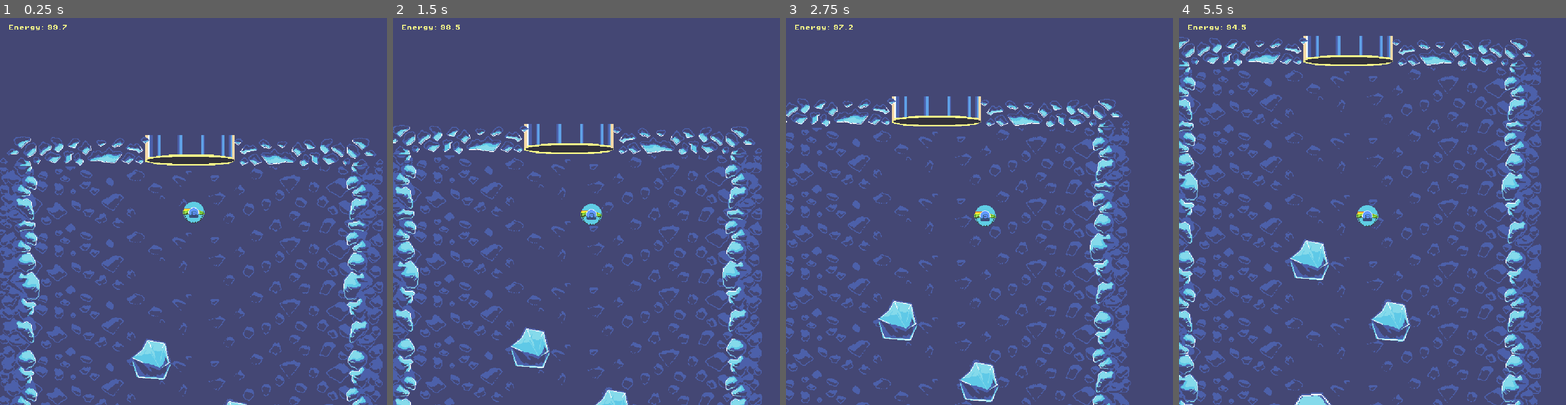
Above: before the commit, frames 1-4 (left to right).
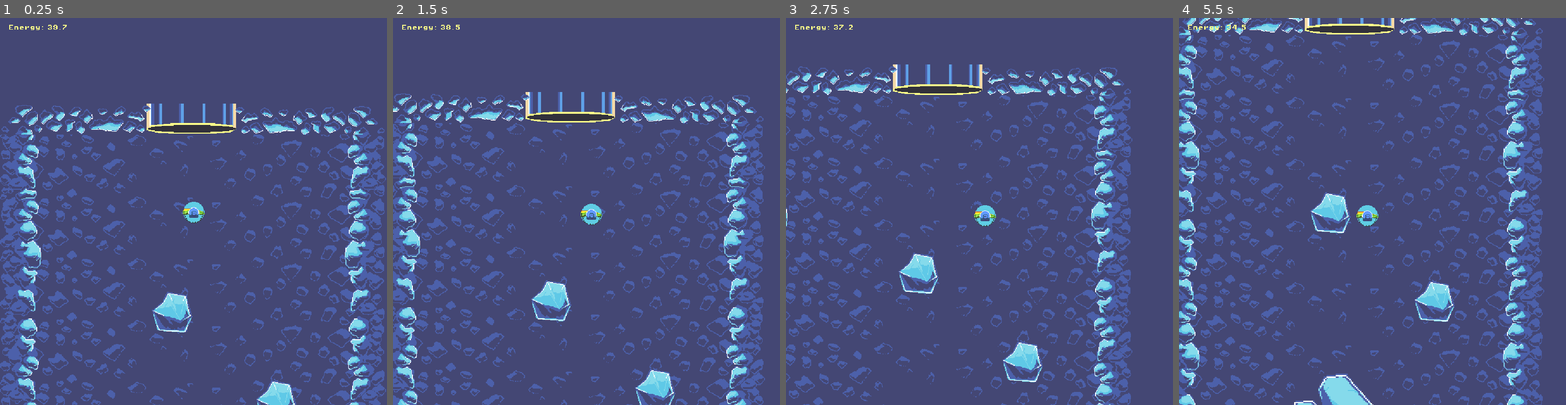
Above: after the commit, the same moments.

Repository: hawkstein/ld57-europan-expedition
Game: Godot game, scene res://scenes/game.tscn
Same seed, same stepped clock (60 frames per second), same inputs: the game is played once before the commit and once after it.
Inputs:
- Up to frame 1 (0.25 s): no input
- Up to frame 2 (1.5 s): hold Right (thrust_right) 0.53-1.28 s; tap Space (deploy_waystation) at 0.6, 1.35 s; hold Down (thrust_down) from 1.28 s (still down)
- Up to frame 3 (2.75 s): release Down (thrust_down) at 2.03 s; hold Right (thrust_right) from 2.03 s (still down); tap Space (deploy_waystation) at 2.1 s
- Up to frame 4 (5.5 s): release Right (thrust_right) at 2.78 s; hold Down (thrust_down) 2.78-3.53 s; tap Space (deploy_waystation) every 0.75 s from 2.85 to 5.1 s; hold Left (thrust_left) 3.53-5.03 s; hold Down (thrust_down) from 5.03 s (still down)

The runs differ from the first frame. In frame 1, 24% of the frame differs, in the area x 0-100%, y 2-100%; in frame 2, 24%; in frame 3, 23%; in frame 4, 29%, in the area x 0-95%, y 0-100%.

Commit message:
remove old assets, add alien and start level building

Diff:
--- /dev/null
+++ b/scenes/alien_uno.tscn
@@ -0,0 +1,163 @@
+[gd_scene load_steps=11 format=3 uid="uid://dgej47xb54qaf"]
+
+[ext_resource type="Texture2D" uid="uid://dypymobxm4705" path="res://assets/AlienUno.png" id="1_aw6t1"]
+[ext_resource type="Script" uid="uid://5tcwmn62x51o" path="res://scripts/alien_uno.gd" id="1_ljb4o"]
+
+[sub_resource type="CircleShape2D" id="CircleShape2D_ljb4o"]
+radius = 14.0
+
+[sub_resource type="AtlasTexture" id="AtlasTexture_wom87"]
+atlas = ExtResource("1_aw6t1")
+region = Rect2(0, 0, 32, 32)
+
+[sub_resource type="AtlasTexture" id="AtlasTexture_brk4e"]
+atlas = ExtResource("1_aw6t1")
+region = Rect2(32, 0, 32, 32)
+
+[sub_resource type="SpriteFrames" id="SpriteFrames_amice"]
+animations = [{
+"frames": [{
+"duration": 1.0,
+"texture": SubResource("AtlasTexture_wom87")
+}, {
+"duration": 1.0,
+"texture": SubResource("AtlasTexture_brk4e")
+}],
+"loop": true,
+"name": &"default",
+"speed": 5.0
+}]
+
+[sub_resource type="Animation" id="Animation_ljb4o"]
+resource_name = "death"
+length = 3.0
+tracks/0/type = "value"
+tracks/0/imported = false
+tracks/0/enabled = true
+tracks/0/path = NodePath("CollisionShape2D:disabled")
+tracks/0/interp = 1
+tracks/0/loop_wrap = true
+tracks/0/keys = {
+"times": PackedFloat32Array(0, 0.0001),
+"transitions": PackedFloat32Array(1, 1),
+"update": 1,
+"values": [false, true]
+}
+tracks/1/type = "value"
+tracks/1/imported = false
+tracks/1/enabled = true
+tracks/1/path = NodePath("AnimatedSprite2D:visible")
+tracks/1/interp = 1
+tracks/1/loop_wrap = true
+tracks/1/keys = {
+"times": PackedFloat32Array(0, 0.01),
+"transitions": PackedFloat32Array(1, 1),
+"update": 1,
+"values": [true, false]
+}
+tracks/2/type = "method"
+tracks/2/imported = false
+tracks/2/enabled = false
+tracks/2/path = NodePath(".")
+tracks/2/interp = 1
+tracks/2/loop_wrap = true
+tracks/2/keys = {
+"times": PackedFloat32Array(3),
+"transitions": PackedFloat32Array(1),
+"values": [{
+"args": [],
+"method": &"queue_free"
+}]
+}
+tracks/3/type = "value"
+tracks/3/imported = false
+tracks/3/enabled = true
+tracks/3/path = NodePath("GPUParticles2D:emitting")
+tracks/3/interp = 1
+tracks/3/loop_wrap = true
+tracks/3/keys = {
+"times": PackedFloat32Array(0, 0.0001),
+"transitions": PackedFloat32Array(1, 1),
+"update": 1,
+"values": [false, true]
+}
+
+[sub_resource type="Animation" id="Animation_wom87"]
+length = 0.001
+tracks/0/type = "value"
+tracks/0/imported = false
+tracks/0/enabled = true
+tracks/0/path = NodePath("CollisionShape2D:disabled")
+tracks/0/interp = 1
+tracks/0/loop_wrap = true
+tracks/0/keys = {
+"times": PackedFloat32Array(0),
+"transitions": PackedFloat32Array(1),
+"update": 1,
+"values": [false]
+}
+tracks/1/type = "value"
+tracks/1/imported = false
+tracks/1/enabled = true
+tracks/1/path = NodePath("AnimatedSprite2D:visible")
+tracks/1/interp = 1
+tracks/1/loop_wrap = true
+tracks/1/keys = {
+"times": PackedFloat32Array(0),
+"transitions": PackedFloat32Array(1),
+"update": 1,
+"values": [true]
+}
+tracks/2/type = "value"
+tracks/2/imported = false
+tracks/2/enabled = true
+tracks/2/path = NodePath("GPUParticles2D:emitting")
+tracks/2/interp = 1
+tracks/2/loop_wrap = true
+tracks/2/keys = {
+"times": PackedFloat32Array(0),
+"transitions": PackedFloat32Array(1),
+"update": 1,
+"values": [false]
+}
+
+[sub_resource type="AnimationLibrary" id="AnimationLibrary_brk4e"]
+_data = {
+&"RESET": SubResource("Animation_wom87"),
+&"death": SubResource("Animation_ljb4o")
+}
+
+[sub_resource type="ParticleProcessMaterial" id="ParticleProcessMaterial_ljb4o"]
+particle_flag_disable_z = true
+spread = 180.0
+initial_velocity_max = 22.99
+angular_velocity_min = -155.08
+angular_velocity_max = 221.54
+orbit_velocity_min = -0.185
+orbit_velocity_max = 0.554
+gravity = Vector3(0, 0, 0)
+
+[node name="AlienUno" type="Area2D"]
+script = ExtResource("1_ljb4o")
+
+[node name="CollisionShape2D" type="CollisionShape2D" parent="."]
+shape = SubResource("CircleShape2D_ljb4o")
+
+[node name="AnimatedSprite2D" type="AnimatedSprite2D" parent="."]
+sprite_frames = SubResource("SpriteFrames_amice")
+autoplay = "default"
+frame_progress = 0.183731
+
+[node name="AnimationPlayer" type="AnimationPlayer" parent="."]
+libraries = {
+&"": SubResource("AnimationLibrary_brk4e")
+}
+
+[node name="GPUParticles2D" type="GPUParticles2D" parent="."]
+emitting = false
+lifetime = 2.0
+one_shot = true
+explosiveness = 1.0
+process_material = SubResource("ParticleProcessMaterial_ljb4o")
+
+[connection signal="body_entered" from="." to="." method="_on_body_entered"]
--- a/scenes/game.tscn
+++ b/scenes/game.tscn
@@ -7,24 +7,71 @@
 [ext_resource type="Script" uid="uid://fbur17pmri2x" path="res://scripts/hud.gd" id="4_lbhrr"]
 [ext_resource type="PackedScene" uid="uid://d13tybsnvfos0" path="res://scenes/small_chunk_a.tscn" id="4_u5sy4"]
 [ext_resource type="FontFile" uid="uid://d1sh02lvddewo" path="res://fonts/PixelOperator8-Bold.ttf" id="5_iywne"]
+[ext_resource type="PackedScene" uid="uid://bhtixtseheb6a" path="res://scenes/left_extrusion.tscn" id="5_kvuet"]
+[ext_resource type="PackedScene" uid="uid://b2oesh5ito0t6" path="res://scenes/right_extrusion.tscn" id="6_trtic"]
 [ext_resource type="PackedScene" uid="uid://dhnwbu4oab6u8" path="res://scenes/ore.tscn" id="7_u5sy4"]
 [ext_resource type="PackedScene" uid="uid://mqogy0knaff0" path="res://scenes/big_chunk.tscn" id="8_0tnpc"]
 [ext_resource type="Texture2D" uid="uid://yg5sqdl23f51" path="res://assets/Entrance.png" id="10_vtaks"]
 [ext_resource type="PackedScene" uid="uid://mk0ptdi21mg8" path="res://scenes/cavern_side.tscn" id="11_kvpfn"]
+[ext_resource type="PackedScene" uid="uid://dgej47xb54qaf" path="res://scenes/alien_uno.tscn" id="12_dinhu"]
+
+[sub_resource type="Curve2D" id="Curve2D_dinhu"]
+_data = {
+"points": PackedVector2Array(0, 0, 0, 0, 464, 160, 0, 0, 0, 0, 152, 192, 0, 0, 0, 0, 464, 160)
+}
+point_count = 3
+
+[sub_resource type="Animation" id="Animation_kvuet"]
+length = 10.0
+tracks/0/type = "value"
+tracks/0/imported = false
+tracks/0/enabled = true
+tracks/0/path = NodePath(".:progress")
+tracks/0/interp = 1
+tracks/0/loop_wrap = true
+tracks/0/keys = {
+"times": PackedFloat32Array(0, 10),
+"transitions": PackedFloat32Array(1, 1),
+"update": 1,
+"values": [0.0, 627.273]
+}
+
+[sub_resource type="Animation" id="Animation_dinhu"]
+resource_name = "follow_path"
+length = 10.0
+loop_mode = 1
+tracks/0/type = "value"
+tracks/0/imported = false
+tracks/0/enabled = true
+tracks/0/path = NodePath(".:progress_ratio")
+tracks/0/interp = 1
+tracks/0/loop_wrap = true
+tracks/0/keys = {
+"times": PackedFloat32Array(0, 10),
+"transitions": PackedFloat32Array(1, 0.225313),
+"update": 0,
+"values": [0.0, 1.0]
+}
+
+[sub_resource type="AnimationLibrary" id="AnimationLibrary_trtic"]
+_data = {
+&"RESET": SubResource("Animation_kvuet"),
+&"follow_path": SubResource("Animation_dinhu")
+}
 
 [node name="Game" type="Node2D"]
 script = ExtResource("1_p57ef")
 
 [node name="Background" type="Sprite2D" parent="."]
 texture_repeat = 2
-position = Vector2(288, 1152)
+position = Vector2(288, 2299)
 texture = ExtResource("2_gee14")
 region_enabled = true
-region_rect = Rect2(0, 0, 576, 2304)
+region_rect = Rect2(0, 0, 576, 4608)
 
 [node name="Submersible" parent="." instance=ExtResource("1_uwrxv")]
 z_index = 1
-position = Vector2(291, 67)
+position = Vector2(289, 114)
 
 [node name="Walls" type="Node2D" parent="."]
 
@@ -59,11 +106,73 @@
 [node name="Wall8" parent="Walls" instance=ExtResource("2_yqjtg")]
 position = Vector2(0, 1728)
 
-[node name="SmallChunk" parent="." instance=ExtResource("4_u5sy4")]
-position = Vector2(228, 286)
-
-[node name="SmallChunk2" parent="." instance=ExtResource("4_u5sy4")]
-position = Vector2(349, 377)
+[node name="Wall9" parent="Walls" instance=ExtResource("2_yqjtg")]
+position = Vector2(576, 2304)
+rotation = 3.14159
+scale = Vector2(1, -1)
+
+[node name="Wall10" parent="Walls" instance=ExtResource("2_yqjtg")]
+position = Vector2(0, 2304)
+
+[node name="Wall11" parent="Walls" instance=ExtResource("2_yqjtg")]
+position = Vector2(576, 2880)
+rotation = 3.14159
+scale = Vector2(1, -1)
+
+[node name="Wall12" parent="Walls" instance=ExtResource("2_yqjtg")]
+position = Vector2(0, 2880)
+
+[node name="Wall13" parent="Walls" instance=ExtResource("2_yqjtg")]
+position = Vector2(576, 3456)
+rotation = 3.14159
+scale = Vector2(1, -1)
+
+[node name="Wall14" parent="Walls" instance=ExtResource("2_yqjtg")]
+position = Vector2(0, 3456)
+
+[node name="Wall15" parent="Walls" instance=ExtResource("2_yqjtg")]
+position = Vector2(576, 4032)
+rotation = 3.14159
+scale = Vector2(1, -1)
+
+[node name="Wall16" parent="Walls" instance=ExtResource("2_yqjtg")]
+position = Vector2(0, 4032)
+
+[node name="Wall17" parent="Walls" instance=ExtResource("2_yqjtg")]
+position = Vector2(576, 4608)
+rotation = 3.14159
+scale = Vector2(1, -1)
+
+[node name="Wall18" parent="Walls" instance=ExtResource("2_yqjtg")]
+position = Vector2(0, 4608)
+
+[node name="Wall19" parent="Walls" instance=ExtResource("2_yqjtg")]
+position = Vector2(576, 5184)
+rotation = 3.14159
+scale = Vector2(1, -1)
+
+[node name="Wall20" parent="Walls" instance=ExtResource("2_yqjtg")]
+position = Vector2(0, 5184)
+
+[node name="Wall21" parent="Walls" instance=ExtResource("2_yqjtg")]
+position = Vector2(576, 5760)
+rotation = 3.14159
+scale = Vector2(1, -1)
+
+[node name="Wall22" parent="Walls" instance=ExtResource("2_yqjtg")]
+position = Vector2(0, 5760)
+
+[node name="LeftExtrusion" parent="Walls" instance=ExtResource("5_kvuet")]
+position = Vector2(-2, 2445)
+
+[node name="RightExtrusion" parent="Walls" instance=ExtResource("6_trtic")]
+position = Vector2(579, 1507)
+
+[node name="RightExtrusion2" parent="Walls" instance=ExtResource("6_trtic")]
+position = Vector2(579, 2659)
+
+[node name="LeftExtrusion2" parent="Walls" instance=ExtResource("5_kvuet")]
+position = Vector2(-2, 4173)
 
 [node name="HUD" type="CanvasLayer" parent="."]
 script = ExtResource("4_lbhrr")
@@ -78,30 +187,178 @@
 theme_override_font_sizes/font_size = 8
 text = "Energy: "
 
-[node name="BigChunk" parent="." instance=ExtResource("8_0tnpc")]
-position = Vector2(232, 560)
+[node name="Chunks" type="Node2D" parent="."]
+
+[node name="SmallChunk" parent="Chunks" instance=ExtResource("4_u5sy4")]
+position = Vector2(257, 263)
+
+[node name="SmallChunk2" parent="Chunks" instance=ExtResource("4_u5sy4")]
+position = Vector2(412, 395)
+
+[node name="BigChunk" parent="Chunks" instance=ExtResource("8_0tnpc")]
+position = Vector2(267, 579)
+
+[node name="SmallChunk3" parent="Chunks" instance=ExtResource("4_u5sy4")]
+position = Vector2(221, 1054)
+
+[node name="SmallChunk4" parent="Chunks" instance=ExtResource("4_u5sy4")]
+position = Vector2(157, 1970)
+
+[node name="BigChunk2" parent="Chunks" instance=ExtResource("8_0tnpc")]
+position = Vector2(257, 1739)
+
+[node name="BigChunk3" parent="Chunks" instance=ExtResource("8_0tnpc")]
+position = Vector2(133, 2285)
+
+[node name="BigChunk4" parent="Chunks" instance=ExtResource("8_0tnpc")]
+position = Vector2(344, 3976)
+
+[node name="BigChunk5" parent="Chunks" instance=ExtResource("8_0tnpc")]
+position = Vector2(98, 4121)
+
+[node name="BigChunk6" parent="Chunks" instance=ExtResource("8_0tnpc")]
+position = Vector2(381, 4404)
+
+[node name="BigChunk7" parent="Chunks" instance=ExtResource("8_0tnpc")]
+position = Vector2(384, 5528)
+
+[node name="SmallChunk5" parent="Chunks" instance=ExtResource("4_u5sy4")]
+position = Vector2(443, 2289)
+
+[node name="SmallChunk6" parent="Chunks" instance=ExtResource("4_u5sy4")]
+position = Vector2(399, 2580)
+
+[node name="SmallChunk7" parent="Chunks" instance=ExtResource("4_u5sy4")]
+position = Vector2(276, 5328)
+
+[node name="SmallChunk8" parent="Chunks" instance=ExtResource("4_u5sy4")]
+position = Vector2(224, 5464)
+
+[node name="SmallChunk9" parent="Chunks" instance=ExtResource("4_u5sy4")]
+position = Vector2(136, 5384)
+
+[node name="SmallChunk10" parent="Chunks" instance=ExtResource("4_u5sy4")]
+position = Vector2(416, 5888)
 
 [node name="Resources" type="Node2D" parent="."]
 
-[node name="Ore" parent="Resources" instance=ExtResource("7_u5sy4")]
-position = Vector2(56, 1192)
+[node name="Ore1" parent="Resources" instance=ExtResource("7_u5sy4")]
+position = Vector2(55, 822)
 
 [node name="Ore2" parent="Resources" instance=ExtResource("7_u5sy4")]
-position = Vector2(60, 1236)
+position = Vector2(59, 866)
 
 [node name="Ore3" parent="Resources" instance=ExtResource("7_u5sy4")]
-position = Vector2(67, 1288)
+position = Vector2(519, 814)
+
+[node name="Ore4" parent="Resources" instance=ExtResource("7_u5sy4")]
+position = Vector2(518, 882)
+
+[node name="Ore5" parent="Resources" instance=ExtResource("7_u5sy4")]
+position = Vector2(519, 954)
+
+[node name="Ore6" parent="Resources" instance=ExtResource("7_u5sy4")]
+position = Vector2(339, 1734)
+
+[node name="Ore7" parent="Resources" instance=ExtResource("7_u5sy4")]
+position = Vector2(334, 1778)
+
+[node name="Ore8" parent="Resources" instance=ExtResource("7_u5sy4")]
+position = Vector2(303, 1821)
+
+[node name="Ore9" parent="Resources" instance=ExtResource("7_u5sy4")]
+position = Vector2(520, 1776)
+
+[node name="Ore10" parent="Resources" instance=ExtResource("7_u5sy4")]
+position = Vector2(184, 1984)
+
+[node name="Ore11" parent="Resources" instance=ExtResource("7_u5sy4")]
+position = Vector2(512, 2104)
+
+[node name="Ore12" parent="Resources" instance=ExtResource("7_u5sy4")]
+position = Vector2(512, 2176)
+
+[node name="Ore13" parent="Resources" instance=ExtResource("7_u5sy4")]
+position = Vector2(200, 2352)
+
+[node name="Ore14" parent="Resources" instance=ExtResource("7_u5sy4")]
+position = Vector2(64, 2400)
+
+[node name="Ore15" parent="Resources" instance=ExtResource("7_u5sy4")]
+position = Vector2(136, 2360)
+
+[node name="Ore16" parent="Resources" instance=ExtResource("7_u5sy4")]
+position = Vector2(64, 2360)
 
 [node name="Entrance" type="Sprite2D" parent="."]
 position = Vector2(288, -24)
 texture = ExtResource("10_vtaks")
 
 [node name="CavernSide" parent="." instance=ExtResource("11_kvpfn")]
-position = Vector2(-512, 2296)
+position = Vector2(944, 2280)
 
 [node name="CavernSide2" parent="." instance=ExtResource("11_kvpfn")]
-position = Vector2(1080, 2296)
+position = Vector2(2536, 2280)
 scale = Vector2(-1, 1)
+
+[node name="Aliens" type="Node2D" parent="."]
+
+[node name="AlienPath1" type="Path2D" parent="Aliens"]
+position = Vector2(-16, 2800)
+curve = SubResource("Curve2D_dinhu")
+
+[node name="PathFollow2D" type="PathFollow2D" parent="Aliens/AlienPath1"]
+position = Vector2(464, 160)
+rotation = 3.03851
+rotates = false
+
+[node name="AlienUno" parent="Aliens/AlienPath1/PathFollow2D" instance=ExtResource("12_dinhu")]
+position = Vector2(0, -2.86102e-06)
+rotation = -3.03851
+
+[node name="AnimationPlayer" type="AnimationPlayer" parent="Aliens/AlienPath1/PathFollow2D"]
+libraries = {
+&"": SubResource("AnimationLibrary_trtic")
+}
+autoplay = "follow_path"
+
+[node name="AlienPath2" type="Path2D" parent="Aliens"]
+position = Vector2(-48, 3360)
+curve = SubResource("Curve2D_dinhu")
+
+[node name="PathFollow2D" type="PathFollow2D" parent="Aliens/AlienPath2"]
+position = Vector2(464, 160)
+rotation = 3.03851
+rotates = false
+
+[node name="AlienUno" parent="Aliens/AlienPath2/PathFollow2D" instance=ExtResource("12_dinhu")]
+position = Vector2(0, -2.86102e-06)
+rotation = -3.03851
+
+[node name="AnimationPlayer" type="AnimationPlayer" parent="Aliens/AlienPath2/PathFollow2D"]
+libraries = {
+&"": SubResource("AnimationLibrary_trtic")
+}
+autoplay = "follow_path"
+
+[node name="AlienPath3" type="Path2D" parent="Aliens"]
+position = Vector2(-16, 3544)
+curve = SubResource("Curve2D_dinhu")
+
+[node name="PathFollow2D" type="PathFollow2D" parent="Aliens/AlienPath3"]
+position = Vector2(464, 160)
+rotation = 3.03851
+rotates = false
+
+[node name="AlienUno" parent="Aliens/AlienPath3/PathFollow2D" instance=ExtResource("12_dinhu")]
+position = Vector2(0, -2.86102e-06)
+rotation = -3.03851
+
+[node name="AnimationPlayer" type="AnimationPlayer" parent="Aliens/AlienPath3/PathFollow2D"]
+libraries = {
+&"": SubResource("AnimationLibrary_trtic")
+}
+autoplay = "follow_path"
 
 [connection signal="deploy_waystation" from="Submersible" to="." method="_on_submersible_deploy_waystation"]
 [connection signal="energy_update" from="Submersible" to="HUD" method="_on_submersible_energy_update"]
--- /dev/null
+++ b/scenes/left_extrusion.tscn
@@ -0,0 +1,12 @@
+[gd_scene load_steps=2 format=3 uid="uid://bhtixtseheb6a"]
+
+[ext_resource type="Texture2D" uid="uid://cl4oryt7qsahi" path="res://assets/LeftExtrusion.png" id="1_1mjn2"]
+
+[node name="StaticBody2D" type="StaticBody2D"]
+
+[node name="CollisionPolygon2D" type="CollisionPolygon2D" parent="."]
+polygon = PackedVector2Array(48, 16, 308, 18, 358, 24, 364, 65, 346, 73, 40, 76)
+
+[node name="Sprite2D" type="Sprite2D" parent="."]
+position = Vector2(192, 40)
+texture = ExtResource("1_1mjn2")
--- a/scenes/ore.tscn
+++ b/scenes/ore.tscn
@@ -6,6 +6,45 @@
 
 [sub_resource type="CircleShape2D" id="CircleShape2D_f6cf6"]
 radius = 14.0
+
+[sub_resource type="Animation" id="Animation_y7mvg"]
+length = 0.001
+tracks/0/type = "value"
+tracks/0/imported = false
+tracks/0/enabled = true
+tracks/0/path = NodePath("../Sprite2D:visible")
+tracks/0/interp = 1
+tracks/0/loop_wrap = true
+tracks/0/keys = {
+"times": PackedFloat32Array(0),
+"transitions": PackedFloat32Array(1),
+"update": 1,
+"values": [true]
+}
+tracks/1/type = "value"
+tracks/1/imported = false
+tracks/1/enabled = true
+tracks/1/path = NodePath("../CollisionShape2D:disabled")
+tracks/1/interp = 1
+tracks/1/loop_wrap = true
+tracks/1/keys = {
+"times": PackedFloat32Array(0),
+"transitions": PackedFloat32Array(1),
+"update": 1,
+"values": [false]
+}
+tracks/2/type = "value"
+tracks/2/imported = false
+tracks/2/enabled = true
+tracks/2/path = NodePath(".:playing")
+tracks/2/interp = 1
+tracks/2/loop_wrap = true
+tracks/2/keys = {
+"times": PackedFloat32Array(0),
+"transitions": PackedFloat32Array(1),
+"update": 1,
+"values": [false]
+}
 
 [sub_resource type="Animation" id="Animation_e1maq"]
 resource_name = "pickup"
@@ -60,45 +99,6 @@
 }]
 }
 
-[sub_resource type="Animation" id="Animation_y7mvg"]
-length = 0.001
-tracks/0/type = "value"
-tracks/0/imported = false
-tracks/0/enabled = true
-tracks/0/path = NodePath("../Sprite2D:visible")
-tracks/0/interp = 1
-tracks/0/loop_wrap = true
-tracks/0/keys = {
-"times": PackedFloat32Array(0),
-"transitions": PackedFloat32Array(1),
-"update": 1,
-"values": [true]
-}
-tracks/1/type = "value"
-tracks/1/imported = false
-tracks/1/enabled = true
-tracks/1/path = NodePath("../CollisionShape2D:disabled")
-tracks/1/interp = 1
-tracks/1/loop_wrap = true
-tracks/1/keys = {
-"times": PackedFloat32Array(0),
-"transitions": PackedFloat32Array(1),
-"update": 1,
-"values": [false]
-}
-tracks/2/type = "value"
-tracks/2/imported = false
-tracks/2/enabled = true
-tracks/2/path = NodePath(".:playing")
-tracks/2/interp = 1
-tracks/2/loop_wrap = true
-tracks/2/keys = {
-"times": PackedFloat32Array(0),
-"transitions": PackedFloat32Array(1),
-"update": 1,
-"values": [false]
-}
-
 [sub_resource type="AnimationLibrary" id="AnimationLibrary_p50m2"]
 _data = {
 &"RESET": SubResource("Animation_y7mvg"),
--- /dev/null
+++ b/scenes/right_extrusion.tscn
@@ -0,0 +1,13 @@
+[gd_scene load_steps=2 format=3 uid="uid://b2oesh5ito0t6"]
+
+[ext_resource type="Texture2D" uid="uid://cs1o1r32bhnmt" path="res://assets/RightExtrusion.png" id="1_m04dw"]
+
+[node name="RightExtrusion" type="StaticBody2D"]
+
+[node name="CollisionPolygon2D" type="CollisionPolygon2D" parent="."]
+position = Vector2(1, 1)
+polygon = PackedVector2Array(-61, 12, -240, 16, -357, 24, -364, 64, -348, 73, -69, 72, -64, 40)
+
+[node name="Sprite2D" type="Sprite2D" parent="."]
+position = Vector2(-190, 38)
+texture = ExtResource("1_m04dw")
--- /dev/null
+++ b/scripts/alien_uno.gd
@@ -0,0 +1,8 @@
+extends Area2D
+@onready var animation_player: AnimationPlayer = $AnimationPlayer
+
+
+func _on_body_entered(body: Node2D) -> void:
+	if body.has_method("remove_energy"):
+		body.remove_energy(10)
+		animation_player.play("death")
--- a/scripts/submersible.gd
+++ b/scripts/submersible.gd
@@ -5,9 +5,9 @@
 
 signal energy_update(energy:float)
 var tick_loss := 1
-var contact_loss := 20.0
-var energy := 100.0
-var max_energy := 100
+var contact_loss := 10.0
+var energy := 40.0
+var max_energy := 40
 
 signal deploy_waystation(position)
 var can_deploy := true
@@ -44,7 +44,7 @@
 		can_deploy = false
 		deploy_mode = false
 		GameManager.add_waystation(global_position)
-		energy = 100
+		energise_from_waystation(max_energy)
 		sleeping = true
 		emit_signal("deploy_waystation", global_position)
 
Binary file added: assets/AlienUno.png
Not shown, changed: assets/AlienUno.png.import
Binary file removed: assets/Background.aseprite
Binary file added: assets/LeftExtrusion.png
Not shown, changed: assets/LeftExtrusion.png.import
Binary file added: assets/RightExtrusion.png
Not shown, added: assets/RightExtrusion.png.import
Binary file removed: assets/SideA.png
Binary file removed: assets/SmallBlockA.png
Not shown: 1 places in scenes/game.tscn that only renumber resources
Not shown, added: scripts/alien_uno.gd.uid
